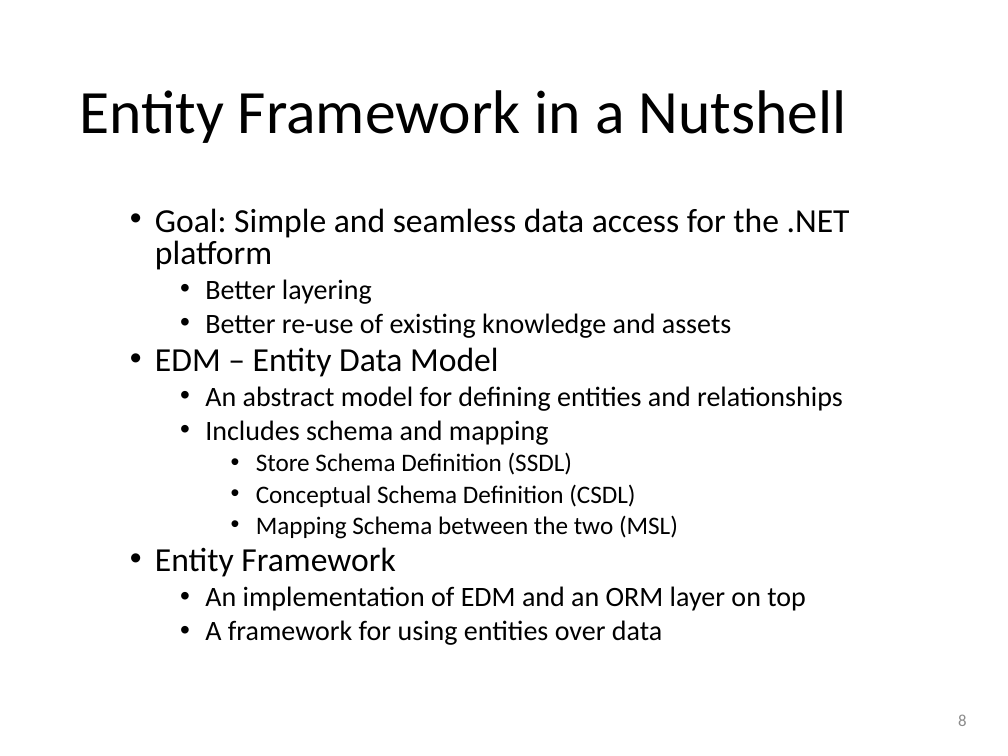
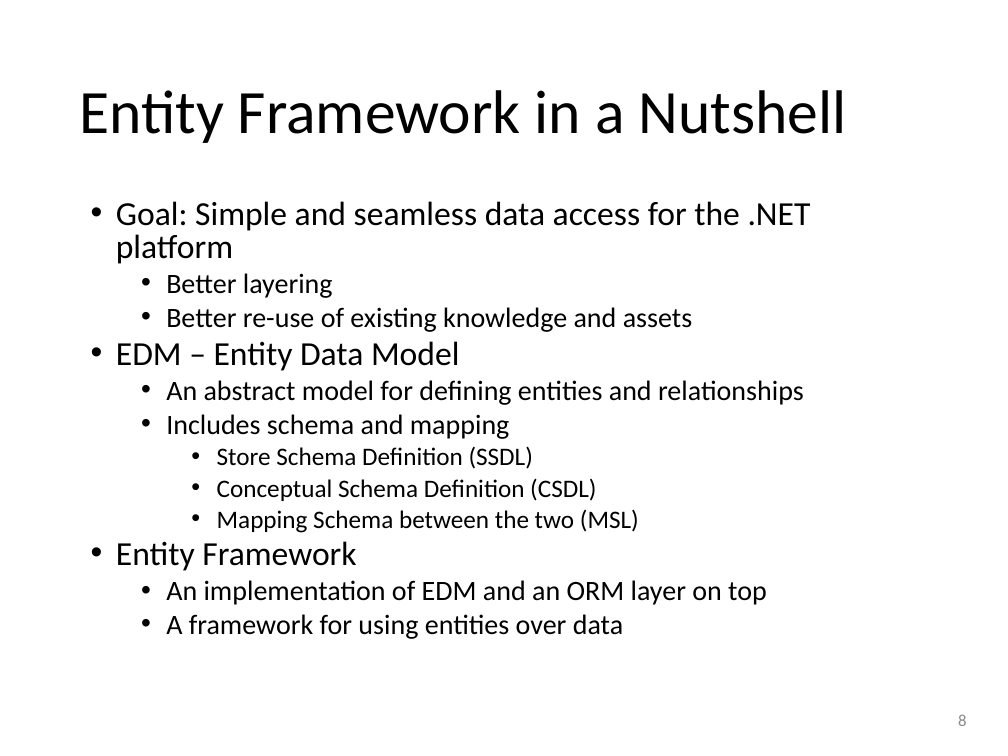
Before and after one commit to SeamlessThingies-Learn-DotNet3Day/DotNetProgramming, a slide deck: slide 8 of Slides/EF/1 - Introduction to EF.pptx. Drawn at 1008x756 pixels with LibreOffice and Linux fonts; fonts in the diff are those of the drawing. Boxes give left, top, right and bottom in pixels: in the first picture for what was removed or moved away, otherwise in the second. Text is boxed around its words. In the diff, an @@ line names an element or a change of style, - is before the commit and + after.

```diff
--- a/Slides/EF/1 - Introduction to EF.pptx
+++ b/Slides/EF/1 - Introduction to EF.pptx
@@ text "Goal: Simple and seamless data ...": place and size @@
-text "Goal: Simple and seamless data ..." at bbox=[155, 208, 850, 645]
+text "Goal: Simple and seamless data ..." at bbox=[116, 201, 811, 639]
```
Also in this commit, not shown: 11 other slides changed, 1 slide added, 15 slides removed, 11 other files.
